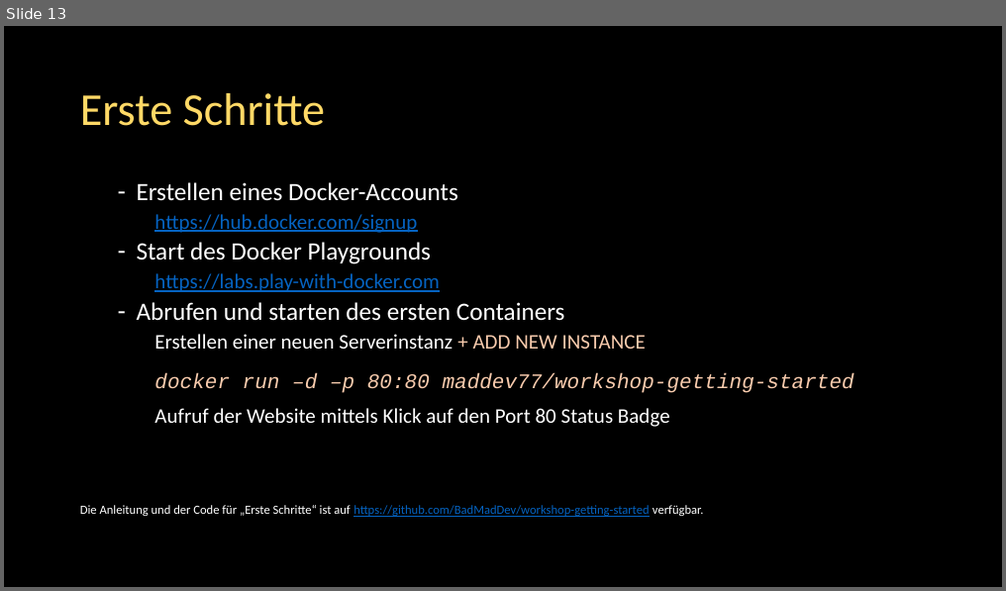
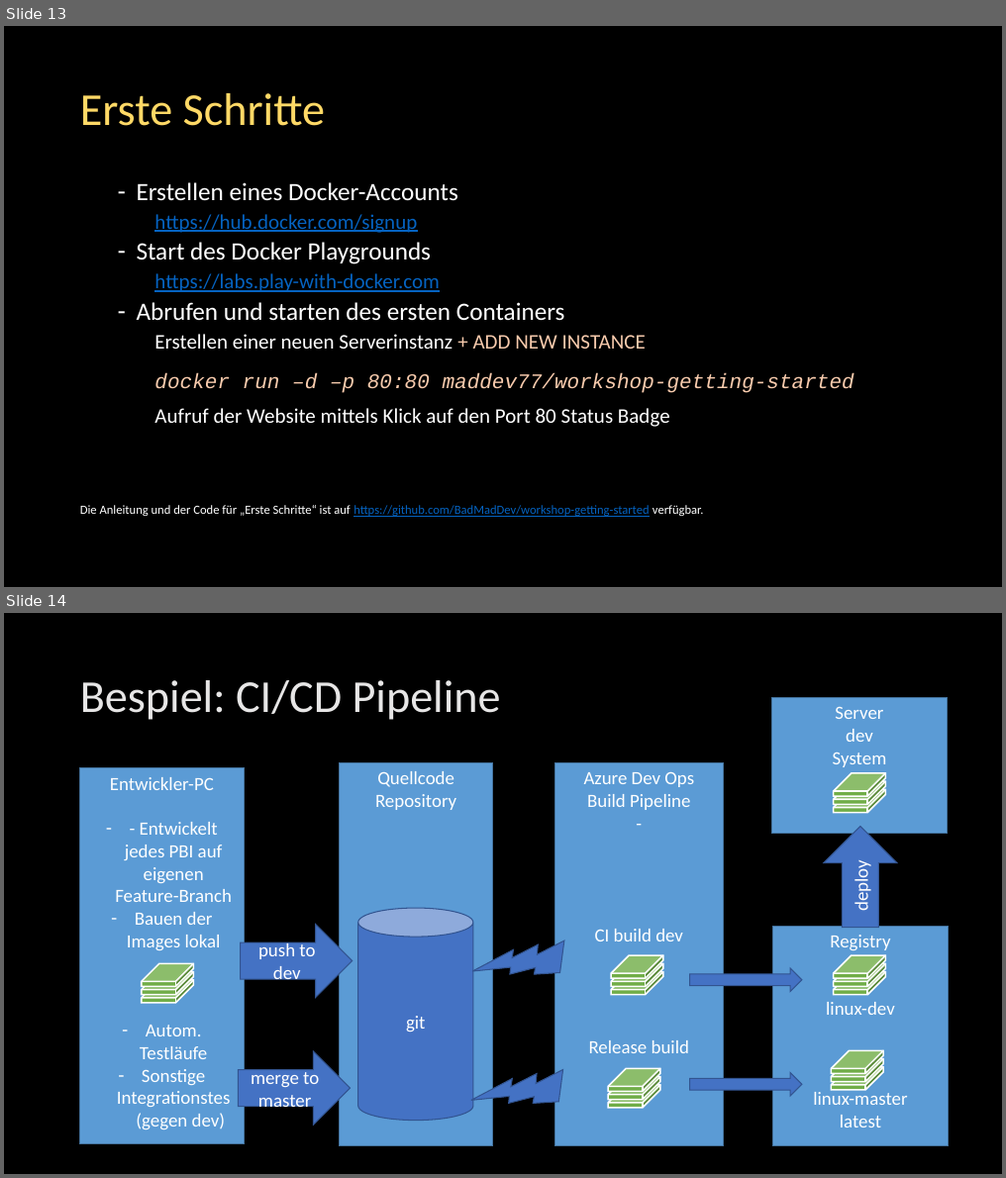
Before and after one commit to BadMadDev/workshop-getting-started, a slide deck: src/WebSite/wwwroot/slides/Docker Workshop.de.pptx. Shown one above the other, each under a label of ours: slide 13 before the commit, slides 13 and 14 after it. The pictures are 1006x591 and 1006x1178 pixels, drawn with LibreOffice and Linux fonts; fonts in the diff are those of the drawing. Boxes give left, top, right and bottom in pixels: in the first picture for what was removed or moved away, otherwise in the second. Text is boxed around its words. In the diff, an @@ line names an element or a change of style, - is before the commit and + after.

```diff
--- a/src/WebSite/wwwroot/slides/Docker Workshop.de.pptx
+++ b/src/WebSite/wwwroot/slides/Docker Workshop.de.pptx
@@ slide 14 added at box(4, 613, 1002, 1174), background #000000 @@
@@ title added at box(80, 680, 501, 720), 44 pt, text #E7E6E6 @@
+Bespiel: CI/CD Pipeline
@@ rectangle added at box(772, 697, 947, 834), fill #5B9BD5, outline #43739E 1 pt, 18 pt, text #FFFFFF @@
+Server
+dev
+System
@@ rectangle added at box(79, 768, 245, 1144), fill #5B9BD5, outline #43739E 1 pt, 18 pt, text #FFFFFF @@
+Entwickler-PC
+– - Entwickelt jedes PBI auf eigenen Feature-Branch
+– Bauen der Images lokal
+– Autom. Testläufe
+– Sonstige Integrationstes
+(gegen dev)
@@ rectangle added at box(340, 762, 494, 1146), fill #5B9BD5, outline #43739E 1 pt, 18 pt, text #FFFFFF @@
+Quellcode
+Repository
@@ rectangle added at box(555, 762, 723, 1146), fill #5B9BD5, outline #43739E 1 pt, 18 pt, text #FFFFFF @@
+Azure Dev Ops
+Build Pipeline
+-
+CI build dev
+Release build
@@ cube added at box(834, 789, 886, 813), fill #70AD47, outline #FFFFFF 1.5 pt @@
@@ cube added at box(834, 781, 886, 805), fill #70AD47, outline #FFFFFF 1.5 pt @@
@@ cube added at box(834, 773, 886, 796), fill #70AD47, outline #FFFFFF 1.5 pt @@
@@ right arrow added at box(824, 827, 898, 928), fill #4472C4, outline #325491 1 pt, 18 pt, text #FFFFFF @@
+deploy
@@ cylinder added at box(358, 908, 473, 1121), fill #4472C4, outline #325491 1 pt, 18 pt, text #FFFFFF @@
+git
@@ lightning bolt added at box(472, 908, 576, 1011), fill #4472C4, outline #325491 1 pt @@
@@ right arrow added at box(241, 925, 352, 998), fill #4472C4, outline #325491 1 pt, 18 pt, text #FFFFFF @@
+push to dev
@@ rectangle added at box(773, 926, 948, 1146), fill #5B9BD5, outline #43739E 1 pt, 18 pt, text #FFFFFF @@
+Registry
+linux-dev
+linux-master
+latest
@@ cube added at box(142, 964, 194, 987), fill #70AD47, outline #FFFFFF 1.5 pt @@
@@ cube added at box(611, 964, 663, 987), fill #70AD47, outline #FFFFFF 1.5 pt @@
@@ cube added at box(611, 956, 663, 979), fill #70AD47, outline #FFFFFF 1.5 pt @@
@@ right arrow added at box(690, 968, 802, 992), fill #4472C4, outline #325491 1 pt @@
@@ cube added at box(834, 964, 886, 987), fill #70AD47, outline #FFFFFF 1.5 pt @@
@@ cube added at box(834, 956, 886, 979), fill #70AD47, outline #FFFFFF 1.5 pt @@
@@ cube added at box(142, 980, 194, 1004), fill #70AD47, outline #FFFFFF 1.5 pt @@
@@ cube added at box(142, 972, 194, 995), fill #70AD47, outline #FFFFFF 1.5 pt @@
@@ cube added at box(611, 972, 663, 995), fill #70AD47, outline #FFFFFF 1.5 pt @@
@@ cube added at box(834, 972, 886, 995), fill #70AD47, outline #FFFFFF 1.5 pt @@
@@ right arrow added at box(239, 1052, 350, 1125), fill #4472C4, outline #325491 1 pt, 18 pt, text #FFFFFF @@
+merge to master
@@ lightning bolt added at box(471, 1038, 574, 1141), fill #4472C4, outline #325491 1 pt @@
@@ cube added at box(832, 1051, 884, 1074), fill #70AD47, outline #FFFFFF 1.5 pt @@
@@ cube added at box(608, 1085, 660, 1109), fill #70AD47, outline #FFFFFF 1.5 pt @@
@@ cube added at box(608, 1077, 660, 1100), fill #70AD47, outline #FFFFFF 1.5 pt @@
@@ cube added at box(608, 1069, 660, 1092), fill #70AD47, outline #FFFFFF 1.5 pt @@
@@ right arrow added at box(690, 1073, 802, 1096), fill #4472C4, outline #325491 1 pt @@
@@ cube added at box(832, 1067, 884, 1090), fill #70AD47, outline #FFFFFF 1.5 pt @@
@@ cube added at box(832, 1059, 884, 1082), fill #70AD47, outline #FFFFFF 1.5 pt @@
```
Also in this commit, not shown: 1 slide changed.
